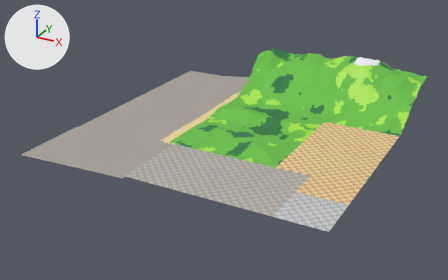
The FBX model ragdoll-couriers/art/export/Terrain_NW.fbx: old version first, new version second.
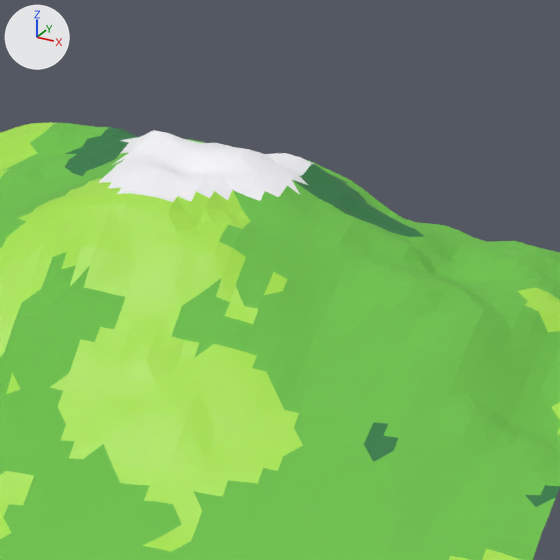
The first picture shows the older version from a 50 mm lens placed at (584.0, -1833.0, 1182.0), pointed at (-784.0, 654.0, -61.0). The close-ups show the older and then the newer version on the part from 76% to 92% of the width and 14% to 40% of the height of that picture. Only the edits that show in the close-ups are written down. The lights are fixed; the arrows at upper left show +X, +Y and +Z. Where no turn or scale is listed for an object, it has been applied to the vertices.

Script lines for the objects in view, before the commit:
```python
me_chunk_4_11 = bpy.data.meshes.new('Chunk_4_11')
me_chunk_4_11.from_pydata(...)  # 625 vertices, 1150 faces; spans x -125.0..125.0, y -125.0..125.0, z 113.0..226.0
me_chunk_4_11.materials.append(mat_palette)
me_chunk_5_10 = bpy.data.meshes.new('Chunk_5_10')
me_chunk_5_10.from_pydata(...)  # 561 vertices, 1037 faces; spans x -125.0..125.0, y -125.0..125.0, z 0.0..140.0
me_chunk_5_10.materials.append(mat_palette)
me_chunk_5_11 = bpy.data.meshes.new('Chunk_5_11')
me_chunk_5_11.from_pydata(...)  # 621 vertices, 1142 faces; spans x -125.0..125.0, y -125.0..125.0, z 106.0..214.0
me_chunk_5_11.materials.append(mat_palette)
ob_chunk_4_11 = bpy.data.objects.new('Chunk_4_11', me_chunk_4_11)
ob_chunk_4_11.location = (-375.0, 1375.0, 0.0)
ob_chunk_5_10 = bpy.data.objects.new('Chunk_5_10', me_chunk_5_10)
ob_chunk_5_10.location = (-125.0, 1125.0, 0.0)
ob_chunk_5_11 = bpy.data.objects.new('Chunk_5_11', me_chunk_5_11)
ob_chunk_5_11.location = (-125.0, 1375.0, 0.0)
# also in view: 'Chunk_4_10' at (-375.0, 1125.0, 71.0)
```
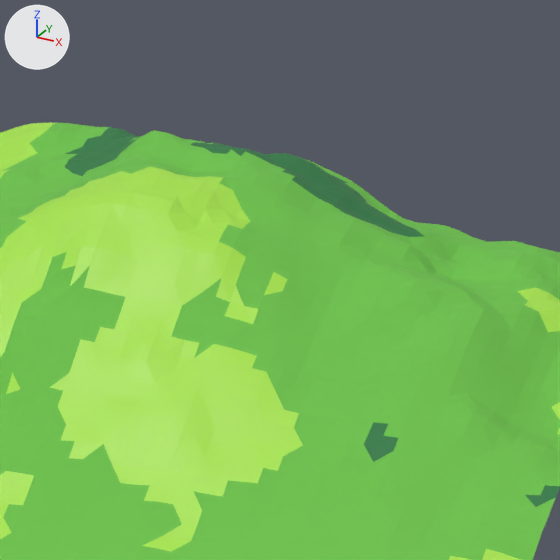
The change in detail:
me_chunk_4_11 is used by ob_chunk_4_11; location (-375.0, 1375.0, 0.0).
me_chunk_4_11 had 625 vertices, 1150 faces and spanned x -125.0..125.0, y -125.0..125.0, z 113.0..226.0.
me_chunk_4_11 now has 623 vertices, 1146 faces and spans x -125.0..125.0, y -125.0..125.0, z 113.0..226.0.
me_chunk_4_11 part 1: 286 kept faces spanning x -15.0..125.0, y -45.0..105.0, z 205.0..226.0 get new texture (UV) coordinates.
Edits to the shape of me_chunk_4_11 do not show in these pictures.

Location of each change, (x1, y1, x2, y2) in pixels of the close-ups (560 x 560 px):
part 1 of me_chunk_4_11, surface changed (white to green): (99, 130, 313, 202) in both
